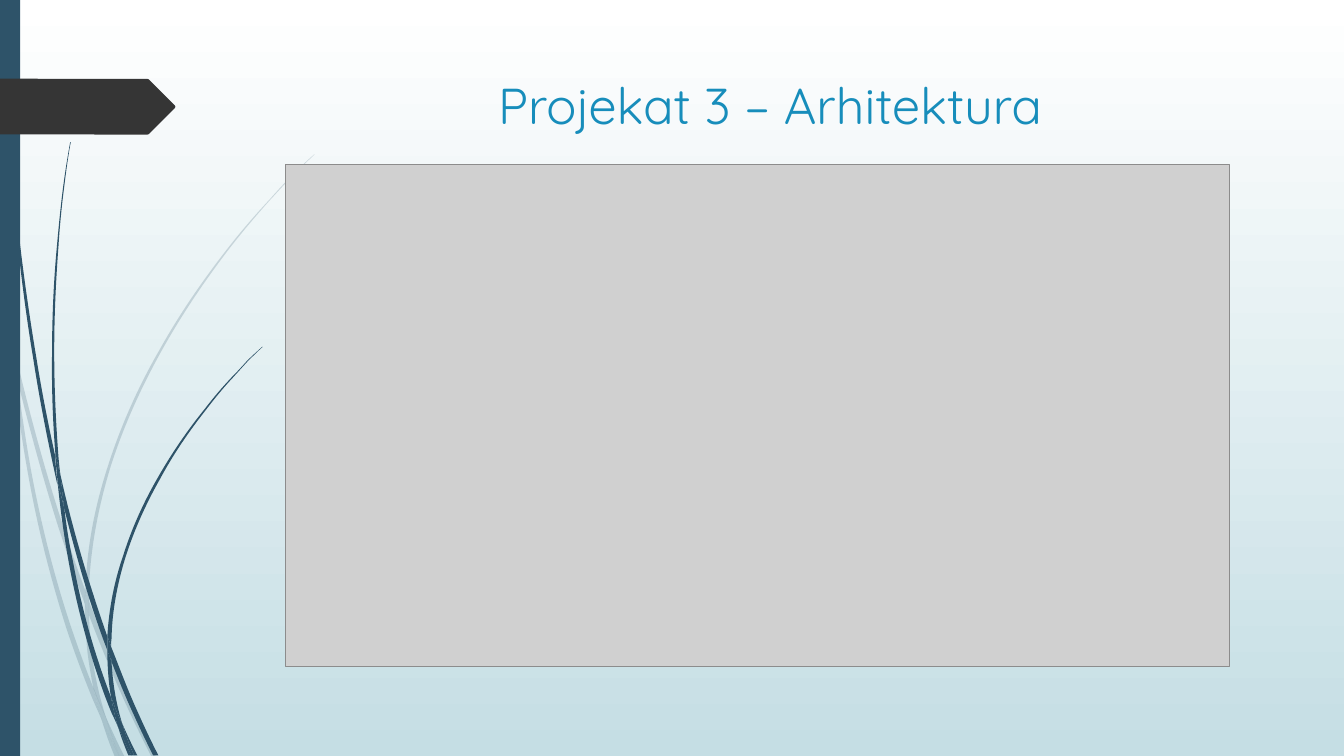
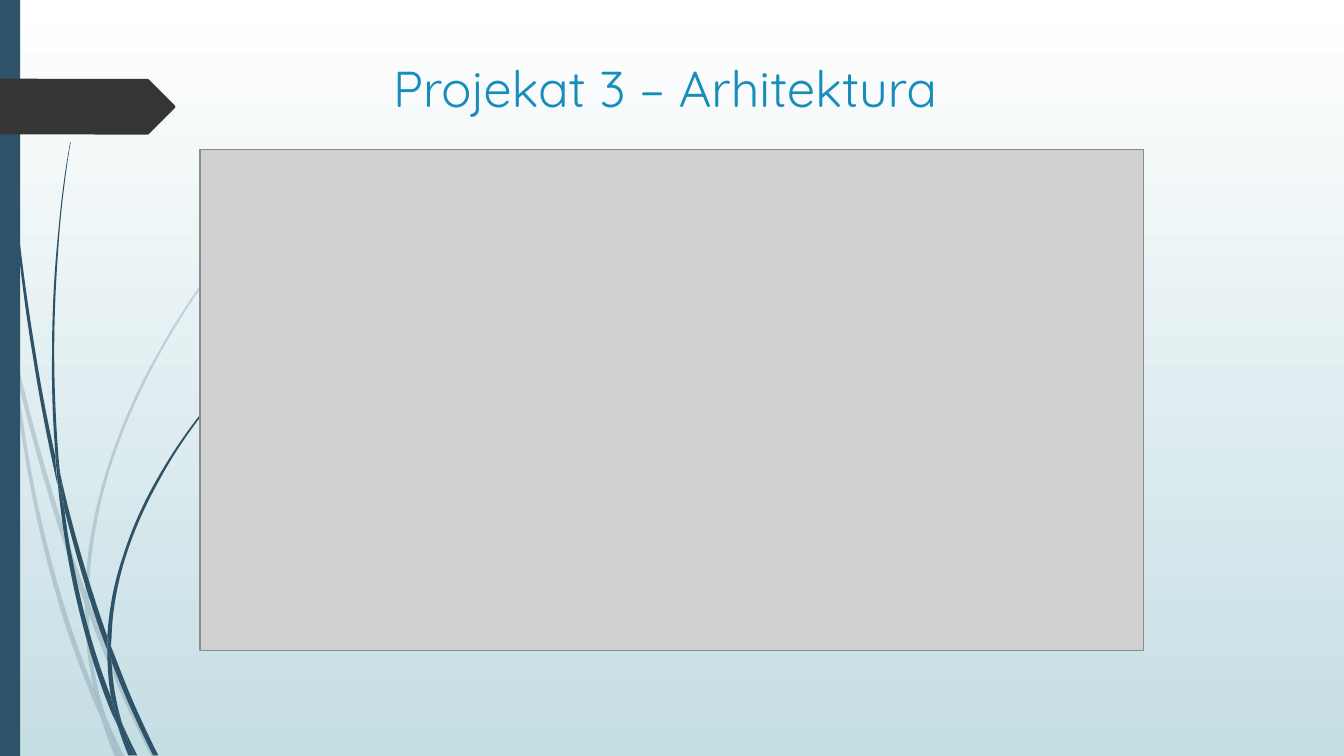
Before and after one commit to TeaMitic/SOA, a slide deck: slide 15 of Prezentacija projekata/Servisno-orijentisane arhitekture – Projekti.pptx. Drawn at 1344x756 pixels with LibreOffice and Linux fonts; fonts in the diff are those of the drawing; grey boxes stand for pictures. Boxes give left, top, right and bottom in pixels: in the first picture for what was removed or moved away, otherwise in the second. Text is boxed around its words. In the diff, an @@ line names an element or a change of style, - is before the commit and + after.

```diff
--- a/Prezentacija projekata/Servisno-orijentisane arhitekture – Projekti.pptx
+++ b/Prezentacija projekata/Servisno-orijentisane arhitekture – Projekti.pptx
@@ title "Projekat 3 – Arhitektura" moved from (x1=498, y1=86, x2=1042, y2=134) to (x1=393, y1=69, x2=937, y2=117) @@
@@ picture moved from (x1=286, y1=165, x2=1230, y2=667) to (x1=200, y1=149, x2=1143, y2=651) @@
```
Also in this commit, not shown: 9 other slides changed.
